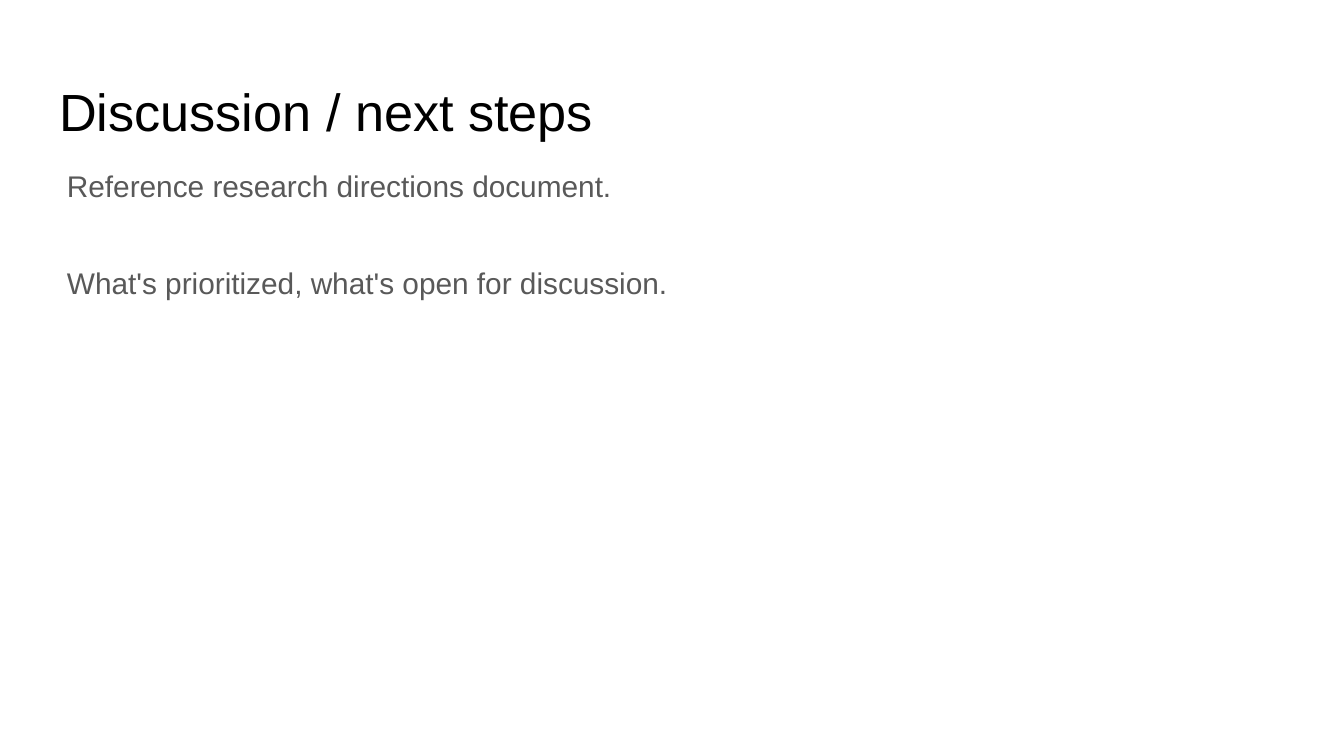
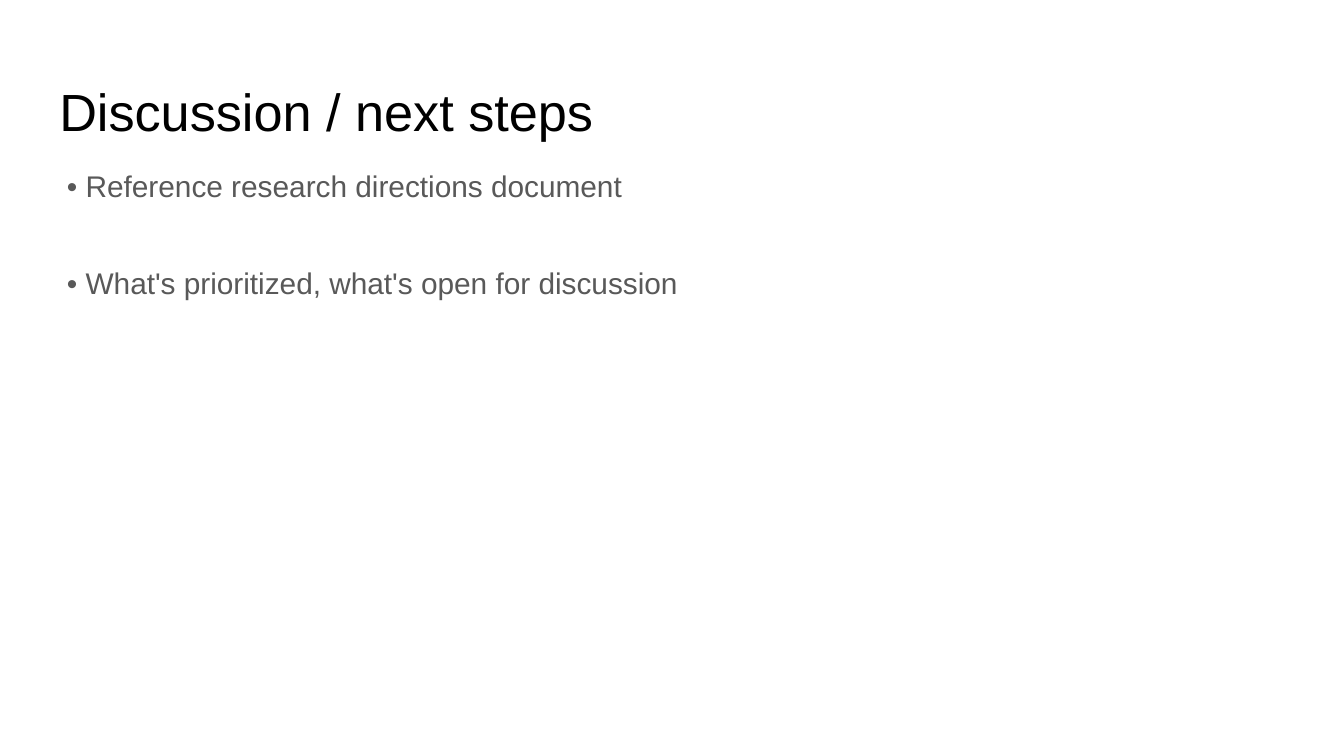
Before and after one commit to FranciscoHS/steering-plateaus, a slide deck: slide 12 of Activation Plateaus Meeting Slides - Updated.pptx. Drawn at 1344x756 pixels with LibreOffice and Linux fonts; fonts in the diff are those of the drawing. Boxes give left, top, right and bottom in pixels: in the first picture for what was removed or moved away, otherwise in the second. Text is boxed around its words. In the diff, an @@ line names an element or a change of style, - is before the commit and + after.

```diff
--- a/Activation Plateaus Meeting Slides - Updated.pptx
+++ b/Activation Plateaus Meeting Slides - Updated.pptx
@@ text at (86,175,678,300): text changed @@
-Reference research directions document.
-What's prioritized, what's open for discussion.
+• Reference research directions document
+• What's prioritized, what's open for discussion
```
Also in this commit, not shown: 10 other slides changed, 40 other files.
